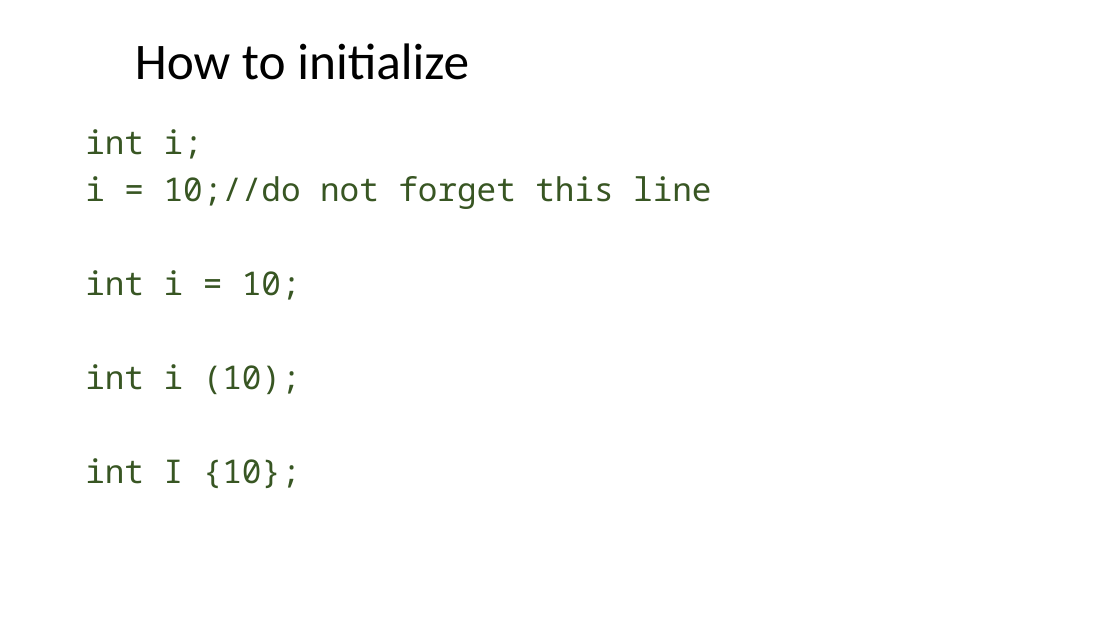
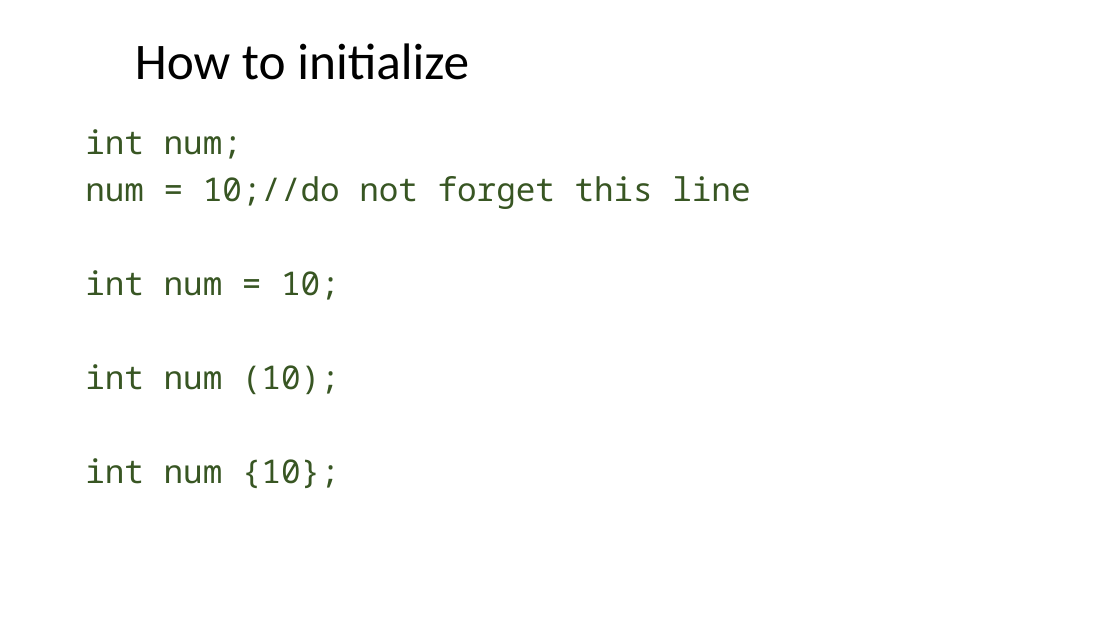
Before and after one commit to dayekuaipao/CPPLearning, a slide deck: slide 5 of week02/Lecture02.pptx. Drawn at 1120x630 pixels with LibreOffice and Linux fonts; fonts in the diff are those of the drawing; background and template pictures are left out. Boxes give left, top, right and bottom in pixels: in the first picture for what was removed or moved away, otherwise in the second. Text is boxed around its words. In the diff, an @@ line names an element or a change of style, - is before the commit and + after.

```diff
--- a/week02/Lecture02.pptx
+++ b/week02/Lecture02.pptx
@@ text at [85,129,750,488]: text changed @@
-int i;
-i = 10;//do not forget this line
-int i = 10;
-int i (10);
-int I {10};
+int num;
+num = 10;//do not forget this line
+int num = 10;
+int num (10);
+int num {10};
```
Also in this commit, not shown: 14 other slides changed, 2 slides added, 2 other files.
